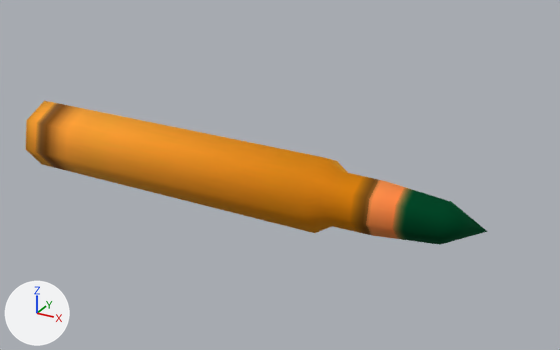
Before and after pictures for a commit that changed the FBX model [41-42] Hot_Brass_Visible_Casing_Ejection_Framework/Contents/mods/Hot_Brass_Visible_Casing_Ejection_Framework/42.0/media/models_X/worlditems/Ammo/3006Round.fbx.
Camera for both pictures: a 50 mm camera at (0.001584, -0.001794, 0.001033) aimed at (0.000577, 0.000037, 0.000118). Lighting does not change. The marker at lower left points along +X, +Y and +Z. Where no turn or scale is listed for an object, it has been applied to the vertices.

Names of what the first picture shows: '3006ammo'.
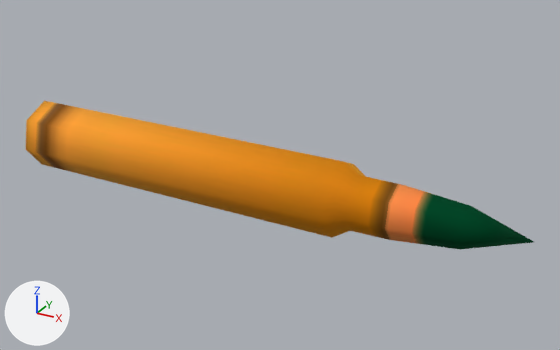
Changed parts and their boxes (x1, y1, x2, y2) in the pictures (560 x 350 px; the box of a moved part takes in the faces that stretch with it):
```json
{"object": "3006ammo", "change": "reshaped", "before": [26, 101, 488, 245], "after": [26, 101, 534, 249], "on screen": "10% wider"}
{"part": 1, "of": "me_mesh_008", "change": "moved or reshaped", "before": [309, 158, 451, 245], "after": [309, 158, 470, 249]}
{"part": 2, "of": "me_mesh_008", "change": "moved or reshaped", "before": [437, 201, 488, 245], "after": [458, 205, 534, 249]}
```

Scene script edits in JSON lines:
```json
{"block": "me_mesh_008", "where": "me_mesh_008.from_pydata(...)  # 43 vertices, 82 faces; spans x -0.000298..0.001201, y -0.000111..0.000108, z 0.000006..0.000219"}
{"block": "me_mesh_008", "where": "# used by ob_3006ammo; location = (0.0, 0.0, 0.0)"}
{"block": "me_mesh_008", "change": "me_mesh_008 part 1: all 28 vertices in x 0.000736..0.00109, y -0.000111..0.000108, z 0.000006..0.000219 are moved by (0.000054, 0.0, 0.0)"}
{"block": "me_mesh_008", "change": "me_mesh_008 part 2: the 1 vertex in x 0.001201, y -0.000002, z 0.000108 is moved by (0.000118, 0.0, 0.0)"}
```
